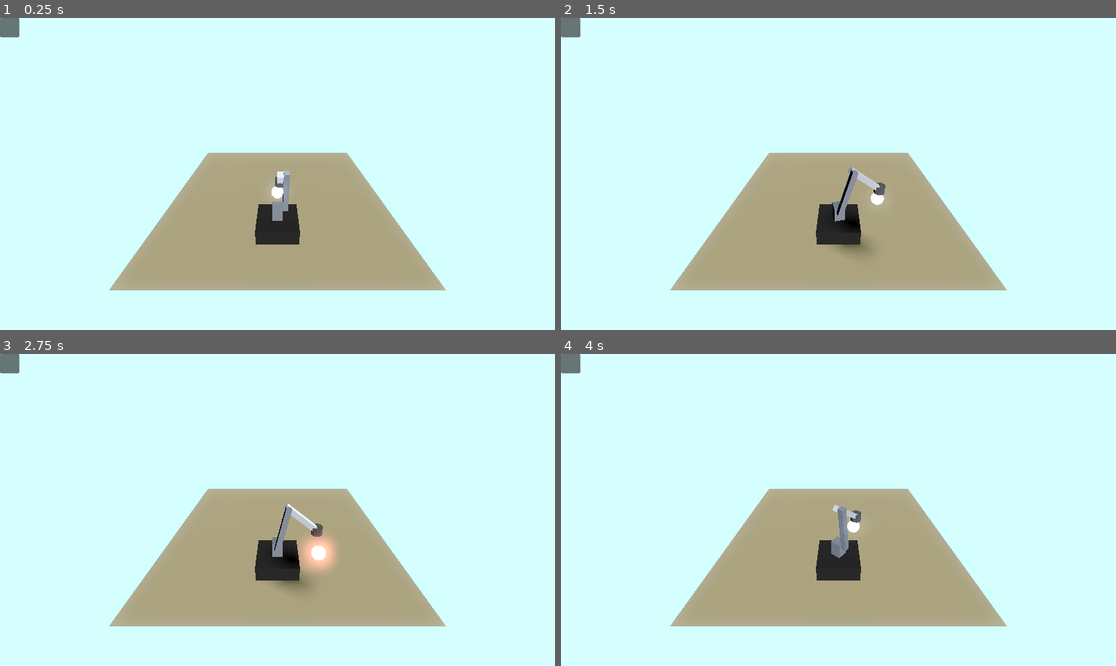
Above: before the commit, frames 1-4 (two rows, left to right).
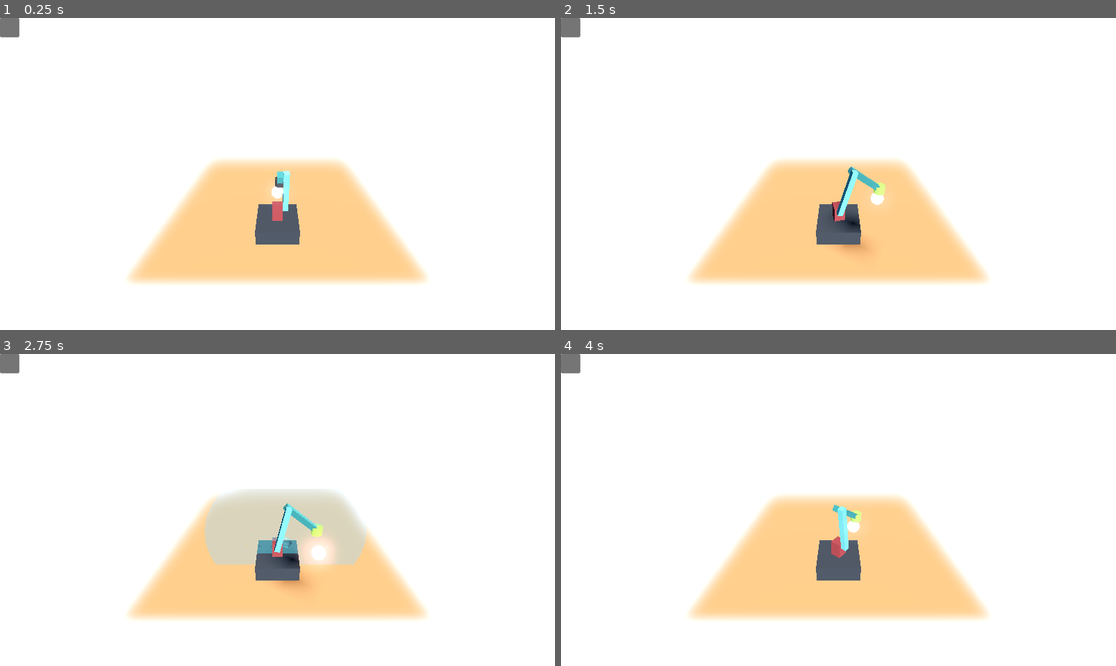
Above: after the commit, the same moments.

Repository: NoahMSchool/RobotArmSimGodot
Game: Godot game, scene res://environment.tscn
The game is run twice, just before and just after one commit, with the same random seed, the same clock (stepped at 60 frames per second) and the same inputs.
Inputs (mouse positions are in pixels of both pictures, inside the frame that each line leads up to):
- Up to frame 1 (0.25 s): no input
- Up to frame 2 (1.5 s): tap Enter (MagOn) at 0.5, 0.8, 1.35 s; move the mouse to (960, 158) at 0.52 s; hold Right (right) 0.53-1.28 s; tap Backspace (MagOff) at 0.6 s; move the mouse to (727, 189) at 1.27 s; hold Down (down) from 1.28 s (still down)
- Up to frame 3 (2.75 s): tap A (a) at 1.55 s; move the mouse to (333, 441) at 2.02 s; release Down (down) at 2.03 s; hold Right (right) from 2.03 s (still down); hold A (a) from 2.03 s (still down); tap D (d) at 2.3 s
- Up to frame 4 (4 s): tap Space (space) at 2.75 s; move the mouse to (810, 572) at 2.77 s; release Right (right) at 2.78 s; release A (a) at 2.78 s; hold Up (up) 2.78-3.53 s; tap D (d) at 2.85 s; tap E (e) at 3.05 s; move the mouse to (1005, 556) at 3.52 s; hold Left (left) from 3.53 s (still down); hold E (e) from 3.53 s (still down); tap R (r) at 3.8 s

The runs differ from the first frame. In frame 1, 100% of the frame differs, in the area x 0-100%, y 0-100%; in frame 2, 100%; in frame 3, 100%; in frame 4, 100%.

Commit message:
Changed settings

Diff:
--- a/arm.gd
+++ b/arm.gd
@@ -4,11 +4,20 @@
 
 @onready var reachable_mat = preload("res://blueglow.tres")
 @onready var unreachable_mat = preload("res://redglow.tres")
+
+@onready var mag_mesh: MeshInstance3D = $Base_Cube/Base_Seg/Middle_Seg/Effector_Seg/Magnet/MeshInstance3D
+@onready var mag_mat = preload("res://magnet.tres")
+@onready var mag_on_mat = preload("res://greenglow.tres")
+
+@onready var work_env_box: CSGBox3D = $CSGCombiner3D/CSGBox3D
+@onready var work_env_sphere: CSGSphere3D = $CSGCombiner3D/CSGBox3D/CSGSphere3D
+@onready var work_env_sphere_small: CSGSphere3D = $CSGCombiner3D/CSGBox3D/CSGSphere3D/CSGSphere3DSmall
 
 @onready var base_cube = $Base_Cube
 @onready var base_seg = $Base_Cube/Base_Seg
 @onready var middle_seg = $Base_Cube/Base_Seg/Middle_Seg
 @onready var end_seg = $Base_Cube/Base_Seg/Middle_Seg/Effector_Seg
+
 
 var base_angle_range : Array[float]
 var middle_angle_range : Array[float]
@@ -30,7 +39,8 @@
 		target_node.position = value
 		target_pos = value
 @onready var http_node : HTTPRequest = $HTTP
-var api_base_url = "http://raspberrypi.local:8080"
+@onready var api_base_url = "http://169.254.122.254:8080"
+
 
 @export var arm_speed_degrees = 30
 @onready var arm_speed = deg_to_rad(arm_speed_degrees)
@@ -38,7 +48,7 @@
 var save_1 : Vector3 = target_pos
 var save_2 : Vector3 = target_pos
 
-var moved = false
+var moved = true #since last request
 
 #Work Envelope
 @onready var max_envelope_mesh : MeshInstance3D = $MaxEnvelopeMesh
@@ -48,8 +58,9 @@
 
 func magnet(state : bool):
 	var state_string = "on" if state else "off"
-	print("mag")
+	http_node.set_tls_options(TLSOptions.client_unsafe())
 	http_node.request(api_base_url+"/magnet?status="+state_string)
+
 
 func servo_request():
 	if not moved or requests_off:
@@ -68,19 +79,28 @@
 	http_node.request(url)
 	moved = false
 
+
+
+
 func _ready() -> void:
 
 	max_distance = end_seg.arm_length + middle_seg.arm_length
 	min_distance = abs(end_seg.arm_length - middle_seg.arm_length)
+	min_distance = 0.075
 	#print(max_distance,  " : ", min_distance)
-	"""
-	max_envelope_mesh.position = Vector3(0,0,base_seg.arm_length+base_cube.arm_length)
-	max_envelope_mesh.scale *= max_distance
-	max_envelope_mesh.visible = true
-
-	target_mesh.transform.origin.y = -target_radius
-	target_mesh.scale = 2*target_radius*Vector3.ONE
-	"""
+
+	work_env_box.global_position = Vector3(0,0.5,-0.5)
+	work_env_sphere.global_position = $Base_Cube/Base_Seg/Middle_Seg.global_position #Vector3(0,0,base_seg.arm_length+base_cube.arm_length)
+	work_env_sphere.global_position = $Base_Cube/Base_Seg/Middle_Seg.global_position #Vector3(0,0,base_seg.arm_length+base_cube.arm_length)
+
+	work_env_sphere.scale *= max_distance
+	work_env_sphere_small.scale *= min_distance
+
+	#max_envelope_mesh.visible = true
+	#
+	#target_mesh.transform.origin.y = -target_radius
+	#target_mesh.scale = 2*target_radius*Vector3.ONE
+
 
 	base_angle_range = [base_seg.servo_min_rads, base_seg.servo_max_rads]
 	middle_angle_range = [middle_seg.servo_min_rads, middle_seg.servo_max_rads]
@@ -91,6 +111,21 @@
 	middle_length = middle_seg.arm_length
 	end_length = end_seg.arm_length
 
+	http_node.request_completed.connect(_on_request_completed)
+
+func _on_request_completed(result: int, response_code: int, headers: PackedStringArray, body: PackedByteArray) -> void:
+	print("Result:", result)
+	print("Response code:", response_code)
+	print("Headers:")
+	for header in headers:
+		print("  ", header)
+
+	var text := body.get_string_from_utf8()
+	print("Body text:", text)
+
+	var json = JSON.parse_string(text)
+	if json:
+		print("Parsed JSON:", json)
 
 
 func _process(delta: float) -> void:
@@ -117,8 +152,10 @@
 
 	if Input.is_action_just_pressed("MagOn"):
 		magnet(true)
+		mag_mesh.material_override = mag_on_mat
 	if Input.is_action_just_pressed("MagOff"):
 		magnet(false)
+		mag_mesh.material_override = mag_mat
 
 	var target_dir = Vector3(
 		Input.get_action_strength("right")-Input.get_action_strength("left"),
@@ -141,12 +178,14 @@
 		if ik_angles:
 			#print(ik_angles)
 			target_mesh.material_override = reachable_mat
+			$CSGCombiner3D.visible = false
 			base_seg.set_seg_rotation(ik_angles[0])
 			middle_seg.set_seg_rotation(ik_angles[1])
 			end_seg.set_seg_rotation(ik_angles[2])
 
 		else:
 			target_mesh.material_override = unreachable_mat
+			$CSGCombiner3D.visible = true
 			#print("no_solutions to ik")
 
 
@@ -183,7 +222,6 @@
 	turn_angle = atan2(-to_target.x, -to_target.z)
 	if not(turn_angle > base_angle_range[0] and turn_angle < base_angle_range[1]):
 		return null
-
 	if length_to_target < min_distance or length_to_target > max_distance:
 		return null
 
@@ -193,8 +231,6 @@
 
 	var angle_1 = PI-atan2(sqrt(to_target.x**2+to_target.z**2),-to_target.y)-asin((end_length*sin(center))/length_to_target)
 	var angle_2 = PI-center
-	#print(length_to_target)
-	#print(angle_2)
 
 	if solvable:
 		return [turn_angle,-angle_1,-angle_2]
--- a/arm.tscn
+++ b/arm.tscn
@@ -1,18 +1,16 @@
-[gd_scene load_steps=10 format=3 uid="uid://befn2b7mhh54o"]
+[gd_scene load_steps=11 format=3 uid="uid://befn2b7mhh54o"]
 
 [ext_resource type="PackedScene" uid="uid://dj5r5idql1ks" path="res://arm_segment.tscn" id="1_il2g8"]
 [ext_resource type="Script" path="res://arm.gd" id="1_ppsip"]
 [ext_resource type="Script" path="res://magnet.gd" id="3_3b2af"]
+[ext_resource type="Material" uid="uid://bkqbtx75hgmre" path="res://magnet.tres" id="4_ik071"]
 [ext_resource type="Material" uid="uid://dg8x2xubf2vv" path="res://blueglow.tres" id="4_l2o7f"]
+[ext_resource type="Material" uid="uid://cf505s4sileah" path="res://transparentglow.tres" id="6_5wf1g"]
 
 [sub_resource type="CylinderMesh" id="CylinderMesh_a447k"]
 top_radius = 0.02
 bottom_radius = 0.02
 height = 0.03
-
-[sub_resource type="StandardMaterial3D" id="StandardMaterial3D_7rs2s"]
-albedo_color = Color(0.470076, 0.470076, 0.470076, 1)
-metallic = 1.0
 
 [sub_resource type="SphereMesh" id="SphereMesh_l1d0n"]
 
@@ -31,7 +29,7 @@
 arm_thickness = 0.16
 arm_length = 0.06
 end_offset = 0.0
-color = Color(0.0846899, 0.0846899, 0.0846899, 1)
+color = Color(0.20871, 0.20871, 0.20871, 1)
 servo_min = 0
 servo_max = 0
 servo_zero = 0
@@ -42,7 +40,7 @@
 arm_length = 0.05
 end_offset = 0.03
 extra_length = 0.02
-color = Color(0.372549, 0.372549, 0.372549, 0.372549)
+color = Color(0.554745, 0.211308, 0.19881, 1)
 is_base = true
 servo_min = -90
 servo_max = 90
@@ -54,7 +52,7 @@
 arm_length = 0.16
 end_offset = -0.02
 extra_length = 0.02
-color = Color(0.374139, 0.374139, 0.374139, 1)
+color = Color(0.364261, 0.705609, 0.66654, 1)
 servo_min = -90
 servo_max = 90
 servo_zero = 0
@@ -65,7 +63,7 @@
 arm_length = 0.14
 end_offset = 0.0
 extra_length = 0.02
-color = Color(0.554954, 0.554954, 0.554954, 1)
+color = Color(0.186796, 0.423153, 0.39272, 1)
 servo_min = -170
 servo_max = 0
 servo_zero = -90
@@ -76,7 +74,7 @@
 
 [node name="MeshInstance3D" type="MeshInstance3D" parent="Base_Cube/Base_Seg/Middle_Seg/Effector_Seg/Magnet"]
 mesh = SubResource("CylinderMesh_a447k")
-surface_material_override/0 = SubResource("StandardMaterial3D_7rs2s")
+surface_material_override/0 = ExtResource("4_ik071")
 
 [node name="HTTP" type="HTTPRequest" parent="."]
 
@@ -98,6 +96,26 @@
 surface_material_override/0 = SubResource("StandardMaterial3D_cqjqg")
 
 [node name="CSGCombiner3D" type="CSGCombiner3D" parent="."]
+visible = false
+material_override = ExtResource("6_5wf1g")
+
+[node name="CSGBox3D" type="CSGBox3D" parent="CSGCombiner3D"]
+transform = Transform3D(1, 0, 0, 0, 1, 0, 0, 0, 1, 0, 0.5, -0.5)
+cast_shadow = 0
+
+[node name="CSGSphere3D" type="CSGSphere3D" parent="CSGCombiner3D/CSGBox3D"]
+transform = Transform3D(1, 0, 0, 0, 1, 0, 0, 0, 1, 0, -0.5, 0.5)
+cast_shadow = 0
 operation = 1
+radius = 1.0
+radial_segments = 32
+rings = 16
+
+[node name="CSGSphere3DSmall" type="CSGSphere3D" parent="CSGCombiner3D/CSGBox3D/CSGSphere3D"]
+cast_shadow = 0
+operation = 2
+radius = 1.0
+radial_segments = 32
+rings = 16
 
 [connection signal="timeout" from="RequestTimer" to="." method="_on_request_timer_timeout"]
--- a/cam_pivot.gd
+++ b/cam_pivot.gd
@@ -1,9 +1,11 @@
-extends Node3D
+extends  Node3D
 
-var rotate_time = 3
-var rotate_speed = 2*PI
+var cam_sens = 0.001
+var clicking := false
 
-func _process(delta: float) -> void:
-	return
-	var rotation_dir = Input.get_action_strength("ui_right") - Input.get_action_strength("ui_left")
-	rotate_y(rotation_dir*delta*PI/3)
+func _unhandled_input(event: InputEvent) -> void:
+
+	if event is InputEventMouseMotion and Input.get_action_strength("click")>0:
+		rotation.y -= event.relative.x*cam_sens
+		rotation.x -= event.relative.y*cam_sens
+		rotation.x = clamp(rotation.x, -PI/8, PI/8)
--- a/environment.tscn
+++ b/environment.tscn
@@ -12,7 +12,7 @@
 
 [sub_resource type="Environment" id="Environment_h4fei"]
 background_mode = 1
-background_color = Color(0.112383, 0.161393, 0.241536, 1)
+background_color = Color(0.234925, 0.316405, 0.449532, 1)
 background_energy_multiplier = 1.5
 sky = SubResource("Sky_sxpop")
 tonemap_mode = 2
@@ -22,7 +22,7 @@
 size = Vector2(1, 1)
 
 [sub_resource type="StandardMaterial3D" id="StandardMaterial3D_khhnf"]
-albedo_color = Color(0.504797, 0.449666, 0.3173, 1)
+albedo_color = Color(0.87, 0.52026, 0.2871, 1)
 
 [sub_resource type="BoxMesh" id="BoxMesh_ckjxs"]
 size = Vector3(0.1, 0.1, 0.1)
--- /dev/null
+++ b/greenglow.tres
@@ -0,0 +1,6 @@
+[gd_resource type="StandardMaterial3D" format=3 uid="uid://1fv36cmcdguo"]
+
+[resource]
+albedo_color = Color(0.320853, 0.47, 0.1504, 1)
+emission_enabled = true
+emission = Color(0.430316, 0.628775, 0.211006, 1)
--- /dev/null
+++ b/magnet.tres
@@ -0,0 +1,5 @@
+[gd_resource type="StandardMaterial3D" format=3 uid="uid://bkqbtx75hgmre"]
+
+[resource]
+albedo_color = Color(0.470076, 0.470076, 0.470076, 1)
+metallic = 1.0
--- a/project.godot
+++ b/project.godot
@@ -138,3 +138,8 @@
 , Object(InputEventJoypadButton,"resource_local_to_scene":false,"resource_name":"","device":-1,"button_index":3,"pressure":0.0,"pressed":true,"script":null)
 ]
 }
+click={
+"deadzone": 0.5,
+"events": [Object(InputEventMouseButton,"resource_local_to_scene":false,"resource_name":"","device":-1,"window_id":0,"alt_pressed":false,"shift_pressed":false,"ctrl_pressed":false,"meta_pressed":false,"button_mask":0,"position":Vector2(0, 0),"global_position":Vector2(0, 0),"factor":1.0,"button_index":1,"canceled":false,"pressed":false,"double_click":false,"script":null)
+]
+}
--- a/redglow.tres
+++ b/redglow.tres
@@ -1,7 +1,7 @@
 [gd_resource type="StandardMaterial3D" format=3 uid="uid://dg38bveixb42a"]
 
 [resource]
-albedo_color = Color(0.424953, 0.324572, 0.25055, 1)
+albedo_color = Color(0.96, 0.33984, 0.3072, 1)
 emission_enabled = true
 emission = Color(1, 0.2, 0.2, 1)
 emission_energy_multiplier = 4.0
--- /dev/null
+++ b/transparentglow.tres
@@ -0,0 +1,5 @@
+[gd_resource type="StandardMaterial3D" format=3 uid="uid://cf505s4sileah"]
+
+[resource]
+transparency = 1
+albedo_color = Color(0.242, 0.55, 0.544867, 0.423529)
Not shown: 2 places in arm_segment.tscn that only renumber resources
